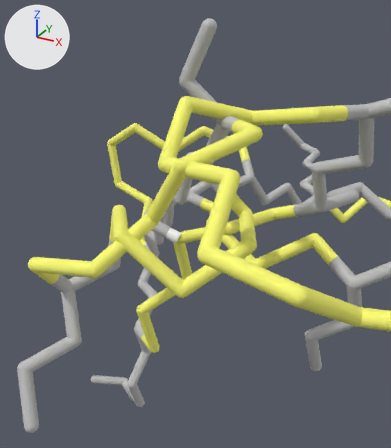
The glTF model assets/models/Elastomer_Nudel_neu.gltf: old version first, new version second.
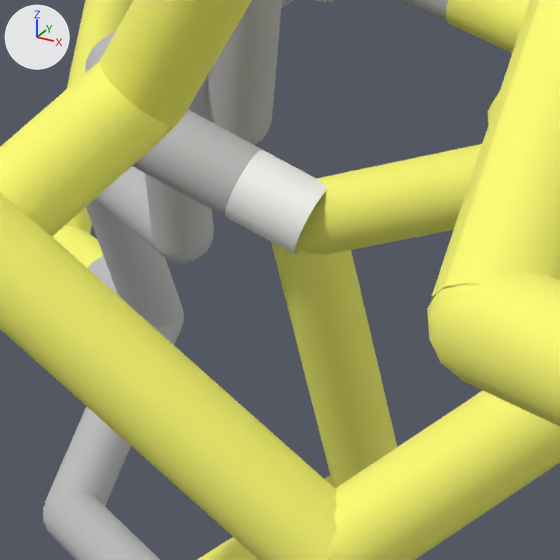
Each version is shown from a 50 mm camera at (0.0869, -0.404, 0.17) aimed at (-0.1169, -0.0335, -0.0152), then close up on the part from 33% to 56% of the width and 46% to 65% of the height. The axes (+X, +Y, +Z) are drawn at upper left. The lights are the same throughout. Where no turn or scale is listed for an object, it has been applied to the vertices.

The first close-up shows 'VCyl065', 'VCyl117', 'VCyl118', 'VCyl198', 'VCyl208', 'VCyl558', 'VCyl567', 'VCyl572', 'VCyl583', 'VCyl584', 'VCyl587', 'VCyl588'.
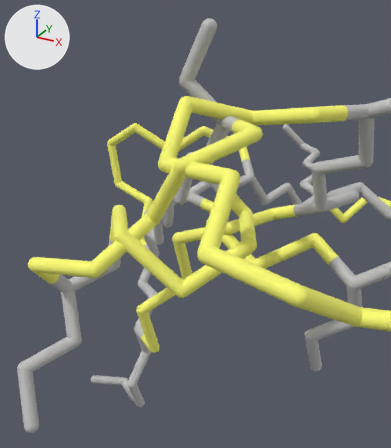
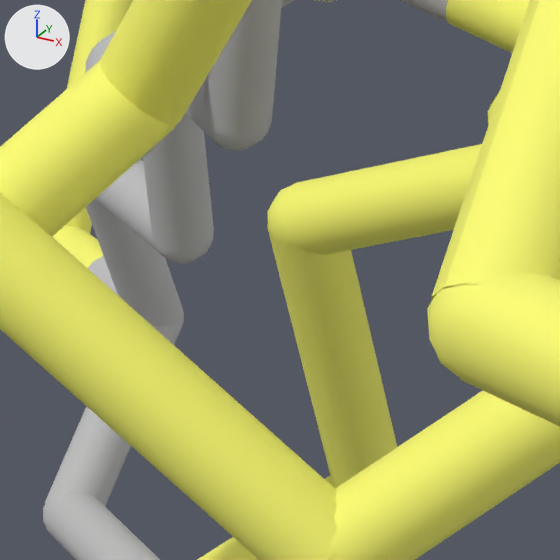
Commit message: updated elastomer model

Where the newer file only moved an object's origin or applied its transform, the numbers keep the older frame.

Boxes [x1, y1, x2, y2] around the edits, measured in the close-ups (560 x 560 px):
'VCyl117', deleted: before [133, 109, 263, 217]
'VCyl118', deleted: before [225, 150, 327, 255]

The change in detail:
Object 'VCyl117' (ob_vcyl117) is deleted.
Object 'VCyl118' (ob_vcyl118) is deleted.
